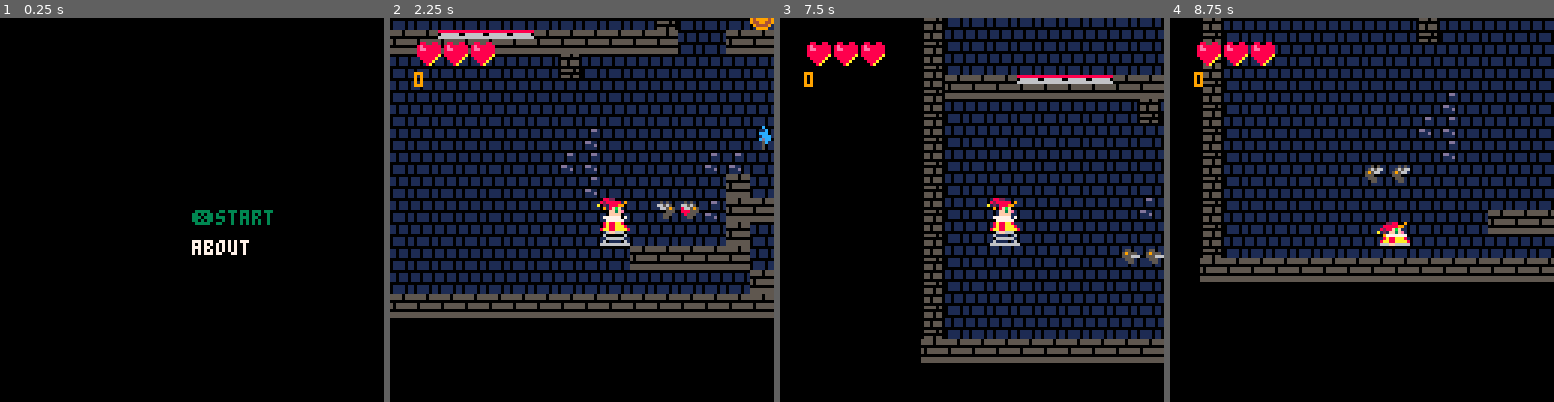
Above: before the commit, frames 1-4 (left to right).
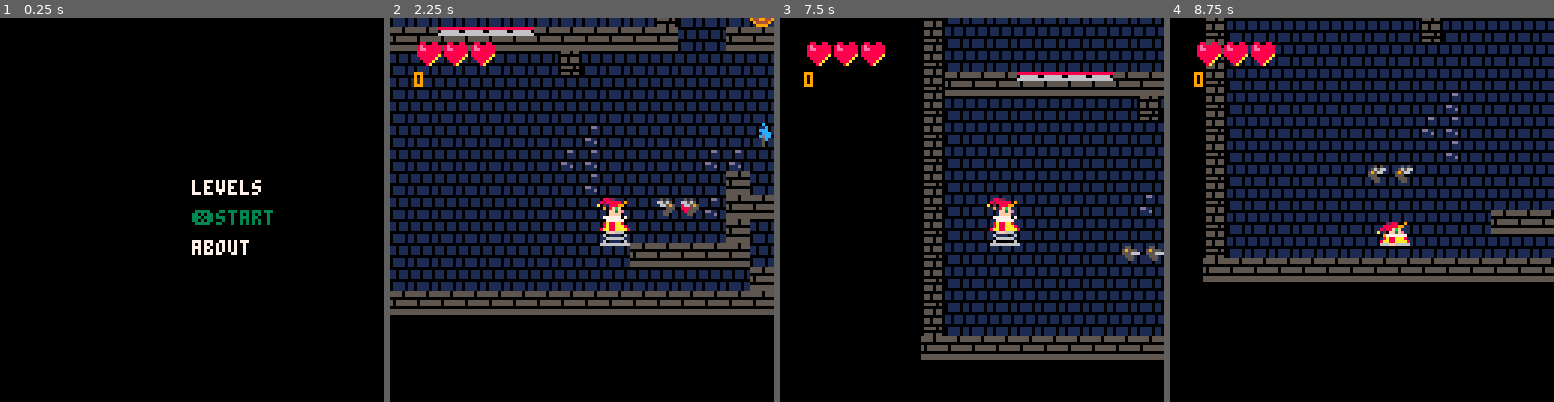
Above: after the commit, the same moments.

Repository: scorp66/pico
Game: PICO-8 cartridge jack_1_6.p8
The game is run twice, just before and just after one commit, with the same random seed, the same clock (stepped at 60 frames per second) and the same inputs.
Inputs:
- Up to frame 1 (0.25 s): no input
- Up to frame 2 (2.25 s): tap X (X key) at 0.33, 1.07, 1.85 s; hold Up from 2.15 s (still down)
- Up to frame 3 (7.5 s): release Up at 2.42 s; tap X (X key) every 1.12 s from 2.97 to 7.43 s; hold Down 3.63-3.97 s; hold Up 4.73-5.03 s; hold Down 5.73-6.03 s; hold Up 7.18-7.45 s
- Up to frame 4 (8.75 s): tap X (X key) at 8.55 s; hold Down from 8.67 s (still down)

The runs differ from the first frame. In frame 1, 0.3% of the frame differs, in the area x 50-68%, y 42-47%; in frame 2, 33%, in the area x 0-100%, y 0-79%; in frame 3, 23%; in frame 4, 22%.

Commit message:
menu_lvl

Diff:
--- a/jack_1_6.p8
+++ b/jack_1_6.p8
@@ -26,7 +26,7 @@
 
 hero.sx = 1 -- speed
 hero.sy = 1 -- speed
-jump_power = 4
+jump_power = 3.9
 hero.on_flore = false
 gravity = 0.3
 time_damage = 1
@@ -54,7 +54,9 @@
 my_time=0
 mm_pos = 0
 mm_status = 0
-mm_max_button = 2
+mm_max_button = 3
+lm_pos = 0
+lm_max_button = 2
 tr_str = ""
 cur_point = 0
 xpow = 1
@@ -90,6 +92,8 @@
  //music(0)
  end
  game_update()
+elseif mm_status == 3 then
+ level_menu_update()
 else
  game_over_update()
  end
@@ -108,11 +112,36 @@
 mm_pos = (mm_pos+1)%mm_max_button
 end
 
-if btnp(5) then
+if btnp(❎) then
 sfx(56)
 mm_status = mm_pos+1
 end
 
+end
+
+
+function level_menu_update()
+
+if btnp(⬆️) then
+sfx(56)
+lm_pos = lm_pos <= 0 and lm_max_button-1
+                     or lm_pos-1
+end
+
+if btnp(⬇️) then
+sfx(56)
+lm_pos = (lm_pos+1)%lm_max_button
+end
+
+if btnp(❎) then
+sfx(56)
+if lm_pos == 1 then
+ set_lvl(1)
+end
+
+ mm_status = 1
+
+end
 end
 
 function game_update()
@@ -832,6 +861,8 @@
  main_menu()
  elseif mm_status == 1 then
  level_draw()
+ elseif mm_status == 3 then
+ level_menu_draw()
  else
  game_over()
  end
@@ -849,6 +880,18 @@
 print(mm_pos==1 and'❎about'or
  'about',hero.x,hero.y+10,
        mm_pos == 1 and 3 or 7)
+print(mm_pos== 2 and'❎levels'or
+ 'levels',hero.x,hero.y-10,
+       mm_pos == 2  and 3 or 7)
+end
+
+function level_menu_draw()
+print(lm_pos==0 and'❎level 1'or
+ 'level 1',hero.x,hero.y,
+         lm_pos == 0 and 3 or 7)
+print(lm_pos==1 and'❎level 2'or
+ 'level 2',hero.x,hero.y+10,
+       lm_pos == 1 and 3 or 7)
 end
 
 function level_draw()
